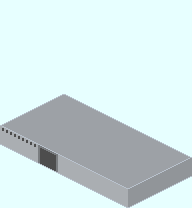
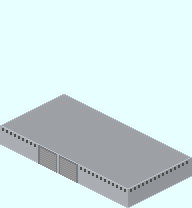
Before/after of a (192, 208) layered artwork. What changed in the layer stack:
added layer "クリップボード" in group "Wall" over [60, 158, 76, 180]
painted on "Top" over [38, 148, 188, 192]
